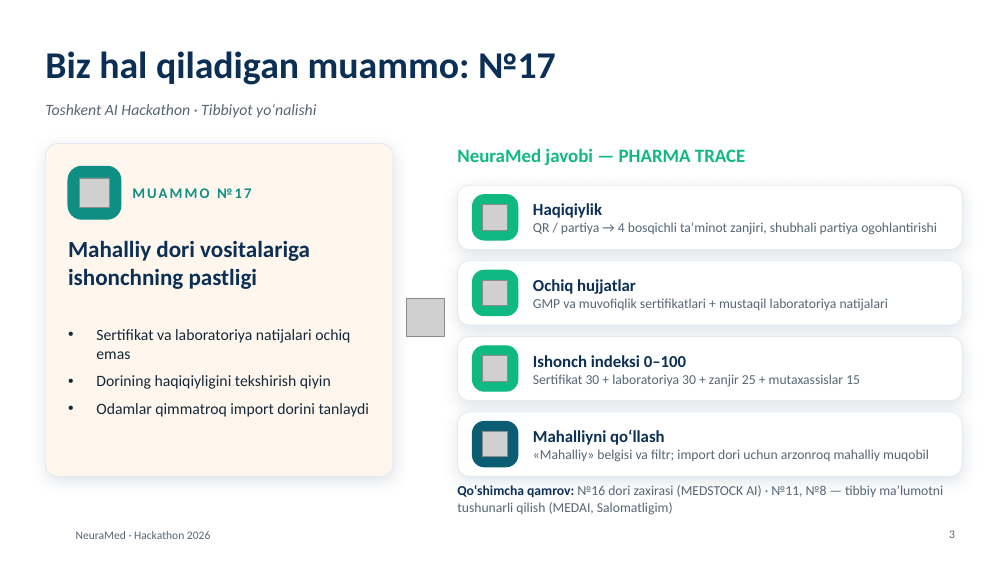
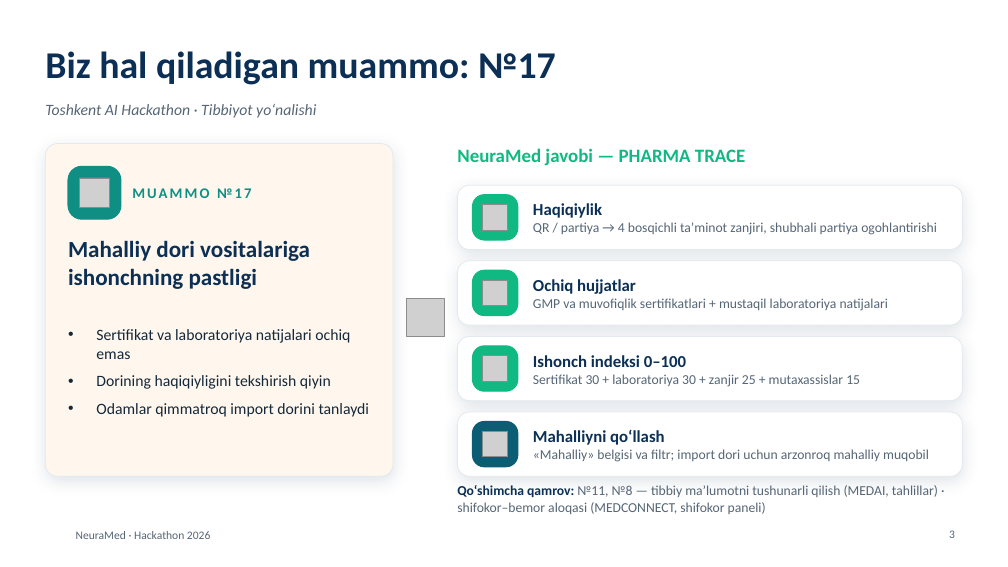
Before and after one commit to umarxon-008/umarxon-008, a slide deck: slide 3 of NeuraMed/taqdimot/NeuraMed-taqdimot.pptx. Drawn at 1008x567 pixels with LibreOffice and Linux fonts; fonts in the diff are those of the drawing; grey boxes stand for pictures; background and template pictures are left out. Boxes give left, top, right and bottom in pixels: in the first picture for what was removed or moved away, otherwise in the second. Text is boxed around its words. In the diff, an @@ line names an element or a change of style, - is before the commit and + after.

```diff
--- a/NeuraMed/taqdimot/NeuraMed-taqdimot.pptx
+++ b/NeuraMed/taqdimot/NeuraMed-taqdimot.pptx
@@ text at bbox=[457, 485, 938, 514]: text changed @@
-Qo‘shimcha qamrov: №16 dori zaxirasi (MEDSTOCK AI) · №11, №8 — tibbiy maʼlumotni tushunarli qilish (MEDAI, Salomatligim)
+Qo‘shimcha qamrov: №11, №8 — tibbiy maʼlumotni tushunarli qilish (MEDAI, tahlillar) · shifokor–bemor aloqasi (MEDCONNECT, shifokor paneli)
```
Also in this commit, not shown: 12 other slides changed, 1 slide added, 1 slide removed.
